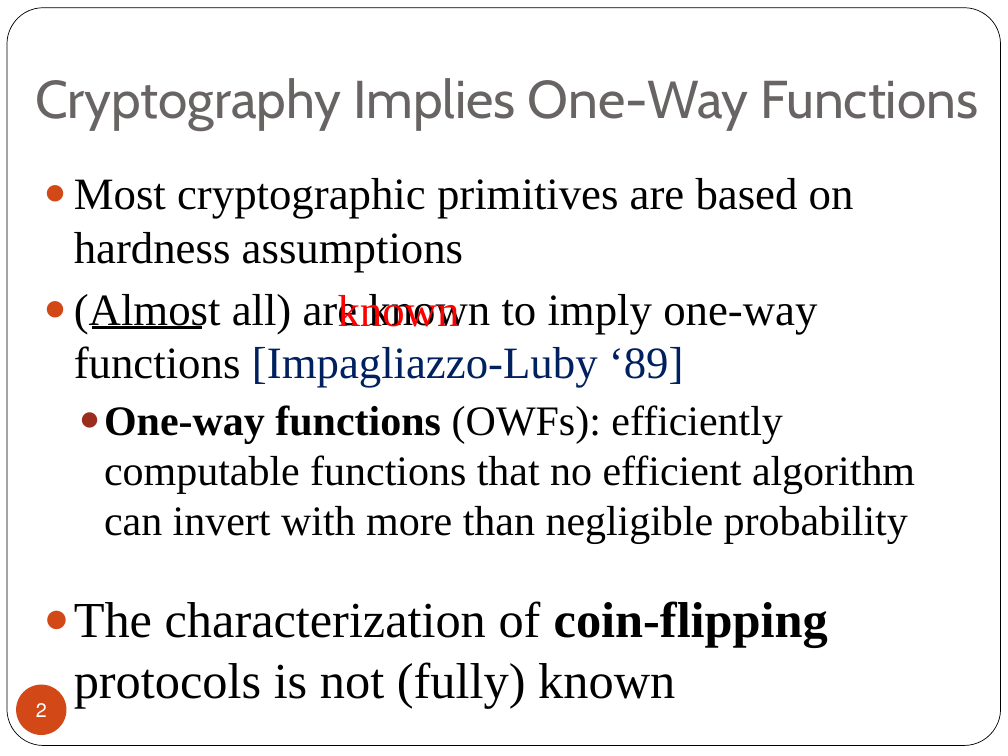
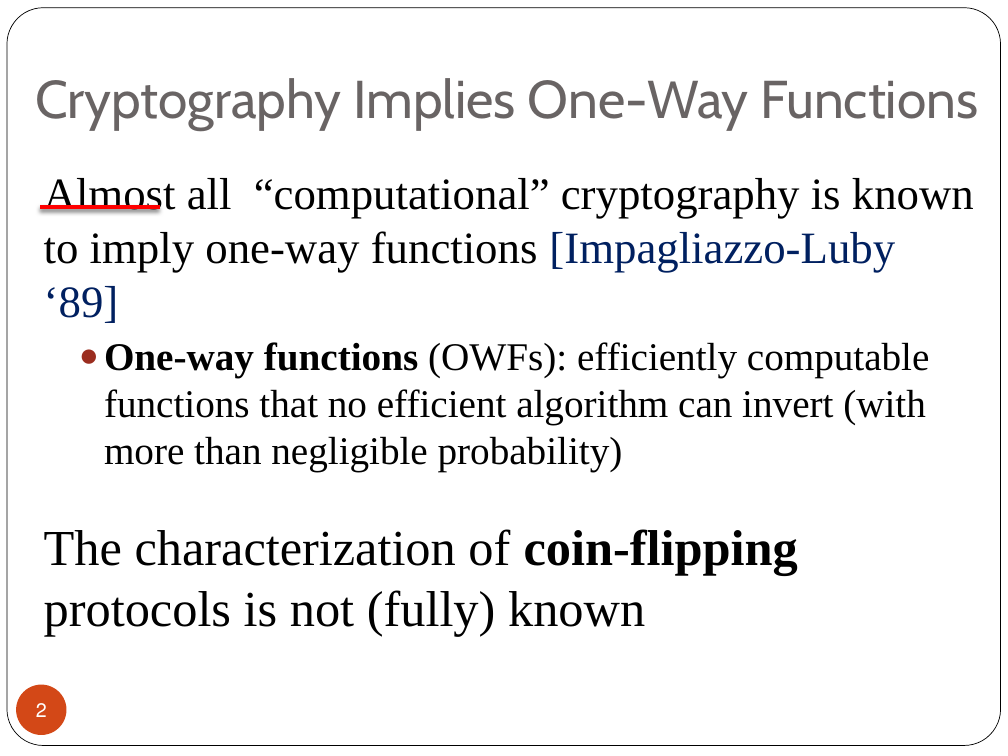
Before and after one commit to iftachh/MyHomepage, a slide deck: slide 2 of papers/CoinFlipping/Seminar.pptx. Drawn at 1008x756 pixels with LibreOffice and Linux fonts; fonts in the diff are those of the drawing. Boxes give left, top, right and bottom in pixels: in the first picture for what was removed or moved away, otherwise in the second. Text is boxed around its words. In the diff, an @@ line names an element or a change of style, - is before the commit and + after.

```diff
--- a/papers/CoinFlipping/Seminar.pptx
+++ b/papers/CoinFlipping/Seminar.pptx
@@ text at [44, 178, 974, 472]: text changed; size 32 to 28 pt @@
-● Most cryptographic primitives are based on hardness assumptions
-● (Almost all) are known to imply one-way functions [Impagliazzo-Luby ‘89]
-  ● One-way functions (OWFs): efficiently computable functions that no efficient algorithm can invert with more than negligible probability
+Almost all “computational” cryptography is known to imply one-way functions [Impagliazzo-Luby ‘89]
+  ● One-way functions (OWFs): efficiently computable functions that no efficient algorithm can invert (with more than negligible probability)
@@ line moved from (93, 328) - (202, 328) to (40, 208) - (159, 208) @@
@@ line (40, 208) - (159, 208): stroke #000000 2.25 pt to #FF0000 3 pt @@
@@ text removed at [368, 294, 490, 327] @@
-known
@@ text at [44, 529, 798, 636]: bullet ● to none @@
```
Also in this commit, not shown: 20 other slides changed, 1 slide added, 4 slides removed.
